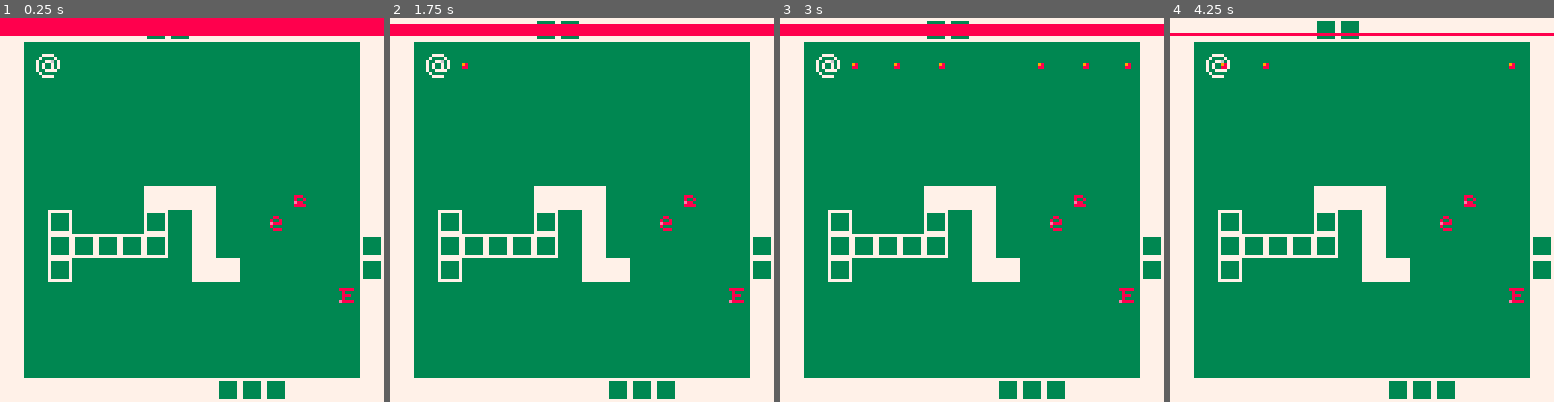
Above: before the commit, frames 1-4 (left to right).
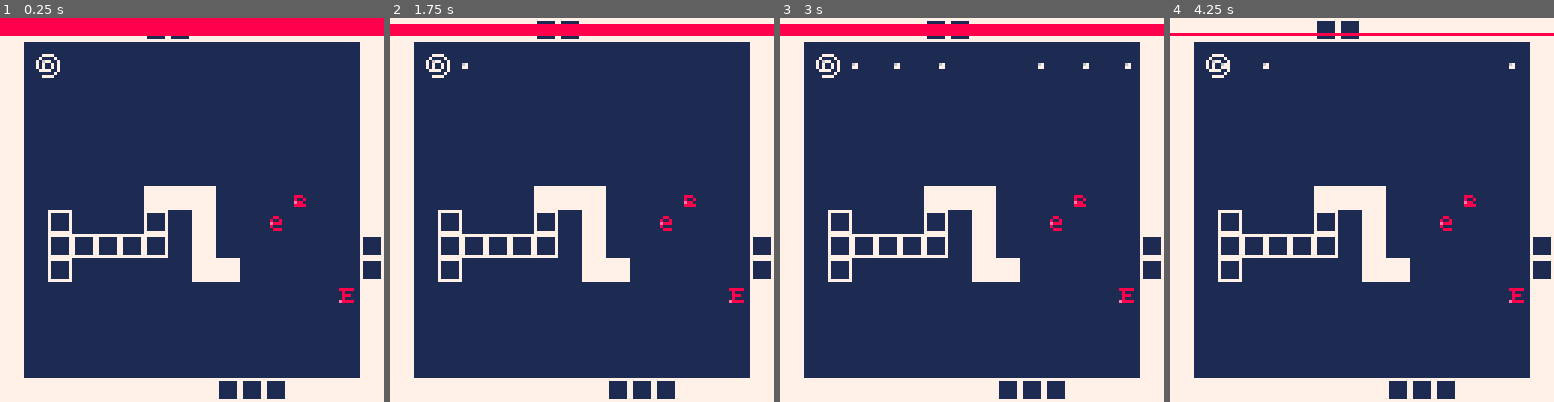
Above: after the commit, the same moments.

Repository: AlexanderClay/pico8-Projects
Game: PICO-8 cartridge hero.p8
Same seed, same stepped clock (60 frames per second), same inputs: the game is played once before the commit and once after it.
Inputs:
- Up to frame 1 (0.25 s): no input
- Up to frame 2 (1.75 s): tap X (X key) at 0.33, 1.07 s; tap O (Z key) at 0.7, 1.7 s; hold Right from 1.6 s (still down)
- Up to frame 3 (3 s): tap X (X key) at 1.85, 2.97 s; release Right at 2.1 s; tap O (Z key) at 2.1, 2.5, 2.9 s; hold Up 2.15-2.42 s; hold Right from 2.47 s (still down)
- Up to frame 4 (4.25 s): release Right at 3.03 s; hold Left 3.08-3.58 s; tap O (Z key) at 3.3, 3.7, 4.1 s; hold Down 3.63-3.97 s; hold Right from 4.02 s (still down); tap X (X key) at 4.08 s

The runs differ from the first frame. In frame 1, 73% of the frame differs, in the area x 6-100%, y 4-100%; in frame 2, 73%; in frame 3, 73%; in frame 4, 74%, in the area x 6-100%, y 0-100%.

Commit message:
hero: added notes

Diff:
--- a/hero.p8
+++ b/hero.p8
@@ -1,6 +1,26 @@
 pico-8 cartridge // http://www.pico-8.com
 version 16
 __lua__
+--[[
+
+ sfx0 - footstep
+ sfx1 - bomb
+
+ sfx56 - message / text
+ sfx57 - danger
+ sfx58 - heal
+ sfx59 - danger
+ sfx60 - ambience
+ sfx61 - travel
+ sfx62 - danger-urgent
+ sfx63 - danger-fast
+
+
+layer 1 = bullets
+layer 2 = complex actors such as player
+
+]]
+
 solid_actors = {}
 actor = {} --all actors in world
 
@@ -27,8 +47,8 @@
  -- slightly less than 0.5 so
  -- that will fit through 1-wide
  -- holes.
- a.w = 0.45
- a.h = 0.45
+ a.w = 0.44
+ a.h = 0.44
 
  add(actor,a)
 
@@ -49,6 +69,7 @@
  pl = make_actor(2,2)
  pl.active=true
  pl.spr = 1
+ pl.layer = 2
 	pl.g = gun0 --weapon selection
 	pl.cool = 5
  add(pl, solid_actors)
@@ -167,7 +188,7 @@
   else
    -- otherwise bounce
    a.dx *= -a.bounce
-   if(a.layer == 1) then
+   if(a.layer == 1) then -- bullets
    	a.active=false
    end
   end
@@ -227,12 +248,10 @@
  	if(btn(1)) then
  		local b = spawn(bullets,pl.x, pl.y)
  		b.dx=0.3
- 		b.spr = 41
  		pl.cool = pl.g.cool
  	elseif(btn(0)) then
  	local b = spawn(bullets,pl.x, pl.y)
  		b.dx=-0.3
- 		b.spr = 42
  		pl.cool = pl.g.cool
  	end
  end
@@ -263,7 +282,11 @@
 	if (a.active) then
   local sx = (a.x * 8) - 4
   local sy = (a.y * 8) - 4
-  spr(a.spr + a.frame, sx, sy)
+  if(a.layer == 2) then
+  	sspr(8, 0, 8, 8,sx+8, sy, -8, 8)
+  else
+   spr(a.spr + a.frame, sx, sy)
+  end
  end
 end
 
@@ -272,10 +295,7 @@
  cls()
 
  --test if map has empty tiles:
- rectfill(0, 0, 127,127,3)
-
- -- draw mouse cursor
- spr(27, stat(32)-1, stat(33)-1)
+ rectfill(0, 0, 127,127,1)
 
  -- level1
  map(0,0,0,0,16,16)
